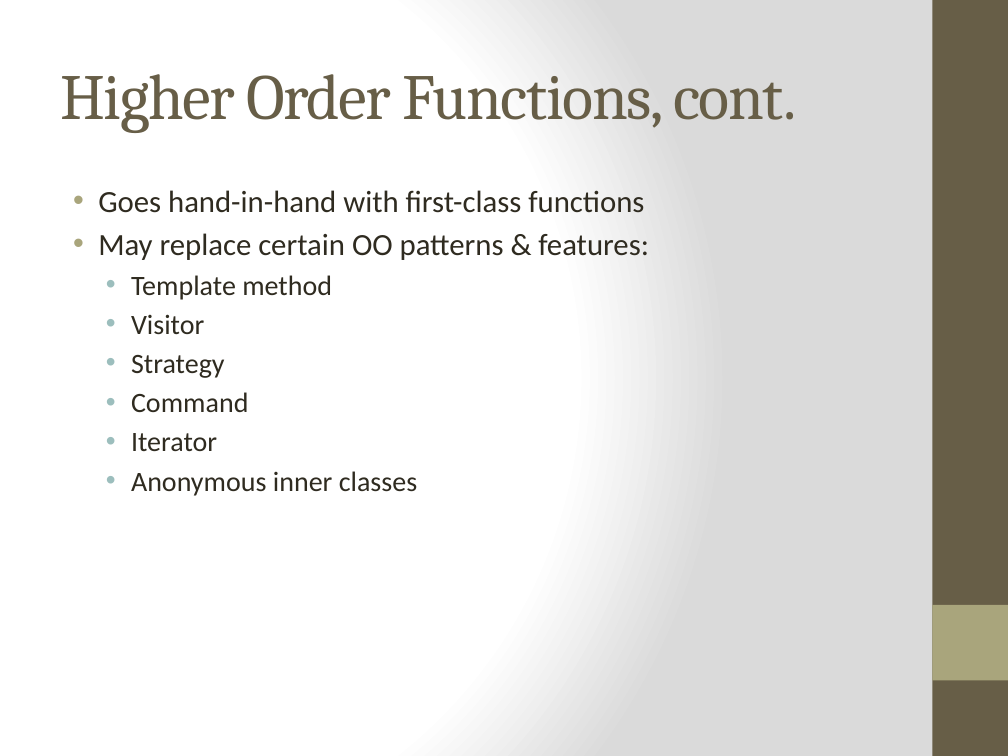
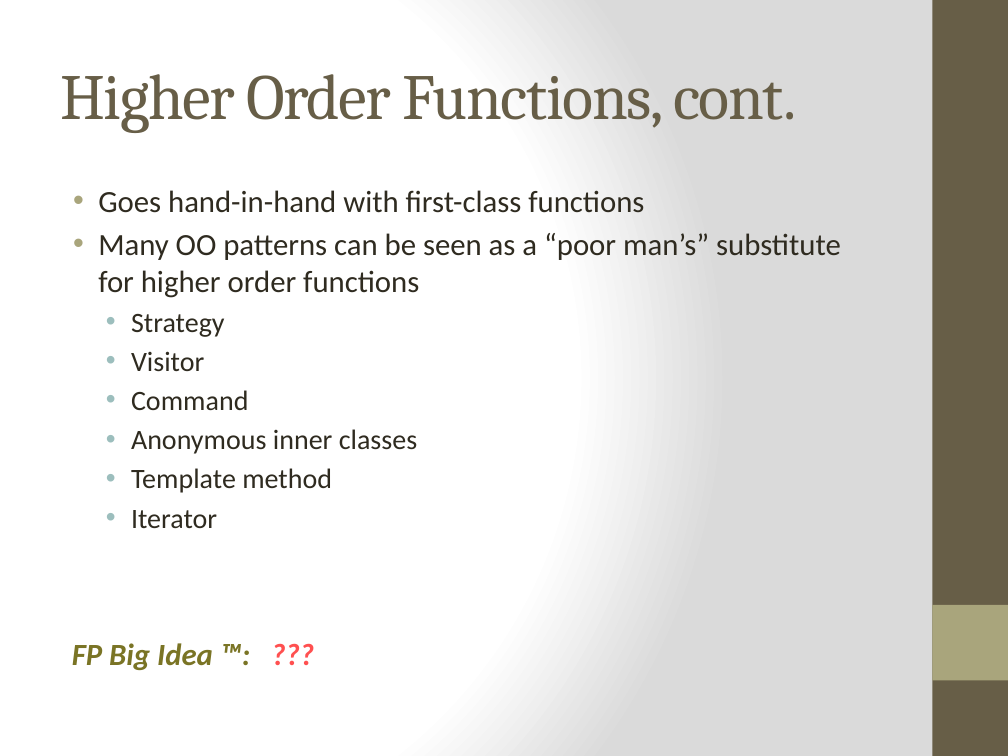
Before and after one commit to bjhartin/FoundationsOfFunctionalProgramming, a slide deck: slide 24 of FoundationsOfFunctionalProgramming.pptx (slide 22 before the commit). Drawn at 1008x756 pixels with LibreOffice and Linux fonts; fonts in the diff are those of the drawing. Boxes give left, top, right and bottom in pixels: in the first picture for what was removed or moved away, otherwise in the second. Text is boxed around its words. In the diff, an @@ line names an element or a change of style, - is before the commit and + after.

Commit message:
Brian: #WIP on pattern matching slides and examples.

```diff
--- a/FoundationsOfFunctionalProgramming.pptx
+++ b/FoundationsOfFunctionalProgramming.pptx
@@ text at [98, 233, 841, 454]: text changed @@
-• May replace certain OO patterns & features:
+• Many OO patterns can be seen as a “poor man’s” substitute for higher order functions
+  • Strategy
+  • Visitor
+  • Command
+  • Anonymous inner classes
@@ text at [131, 314, 248, 412]: paragraphs removed @@
-  • Visitor
-  • Strategy
-  • Command
@@ text at [131, 471, 418, 496]: paragraph removed @@
-  • Anonymous inner classes
@@ text added at [72, 643, 251, 670], 22 pt, text #7A7425, bold, italic @@
+FP Big Idea ™: ???
```
Also in this commit, not shown: 4 other slides changed, 10 slides added, 1 slide removed, 10 other files.
